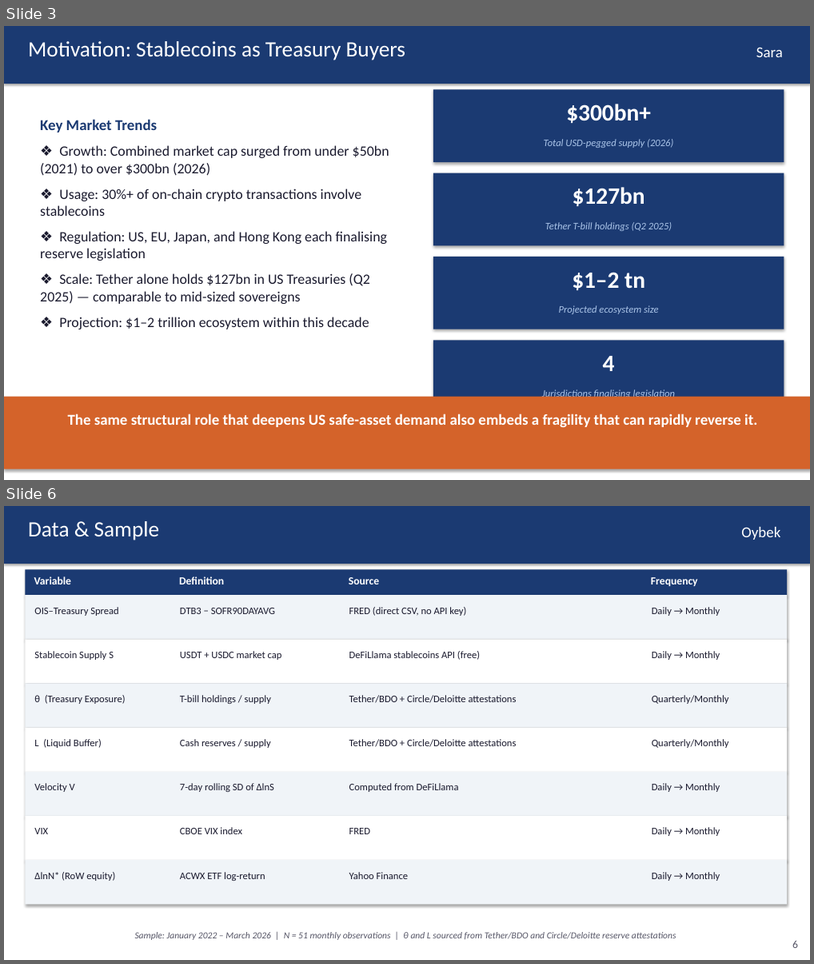
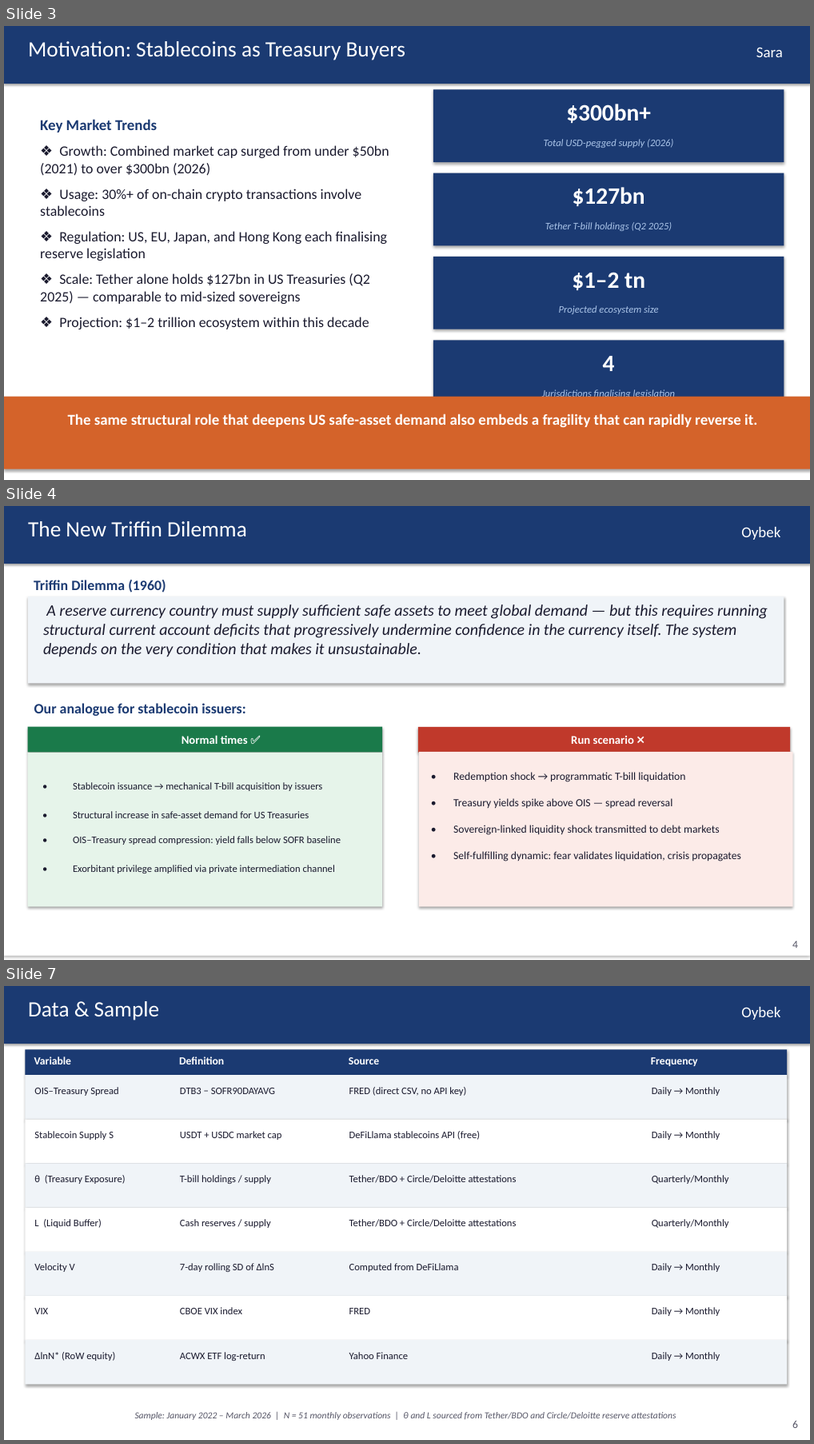
Before and after one commit to kimmireu0921/Stablecoins-and-the-Exorbitant-Privilege, a slide deck: FINAL_0512_Stablecoin_Exorbitant_Privilege.pptx. Shown one above the other, each under a label of ours: slides 3 and 6 before the commit, slides 3, 4 and 7 after it; the slides between them are not shown. The pictures are 814x964 and 814x1444 pixels, drawn with LibreOffice and Linux fonts; fonts in the diff are those of the drawing. Boxes give left, top, right and bottom in pixels: in the first picture for what was removed or moved away, otherwise in the second. Text is boxed around its words. In the diff, an @@ line names an element or a change of style, - is before the commit and + after.

Commit message:
update_Oybek

```diff
--- a/FINAL_0512_Stablecoin_Exorbitant_Privilege.pptx
+++ b/FINAL_0512_Stablecoin_Exorbitant_Privilege.pptx
@@ slide 4 added at [4, 506, 810, 960], background #FFFFFF @@
@@ rectangle added at [4, 506, 810, 956], fill #FFFFFF @@
@@ rectangle added at [4, 506, 810, 564], fill #1B3A72 @@
@@ text added at [28, 521, 247, 536], 26 pt, text #FFFFFF @@
+The New Triffin Dilemma
@@ text added at [742, 527, 781, 540], 18 pt, text #FFFFFF @@
+Oybek
@@ rectangle added at [28, 596, 784, 684], fill #F0F4F8 @@
@@ text added at [34, 580, 166, 592], 17 pt, text #1B3A72, bold @@
+Triffin Dilemma (1960)
@@ text added at [43, 604, 768, 657], 19 pt, text #1A1A2E, italic @@
+A reserve currency country must supply sufficient safe assets to meet global demand — but this requires running structural current account deficits that progressively undermine confidence in the currency itself. The system depends on the very condition that makes it unsustainable.
@@ text added at [34, 703, 246, 716], 17 pt, text #1B3A72, bold @@
+Our analogue for stablecoin issuers:
@@ rectangle added at [27, 727, 382, 752], fill #1A7A4A @@
@@ text added at [182, 735, 248, 744], 14 pt, text #FFFFFF, bold @@
+Normal times ✅
@@ rectangle added at [418, 727, 790, 752], fill #C0392B @@
@@ text added at [571, 736, 634, 744], 14 pt, text #FFFFFF, bold @@
+Run scenario ❌
@@ rectangle added at [27, 752, 382, 907], fill #E6F4EA @@
@@ rectangle added at [419, 752, 794, 907], fill #FCEBE8 @@
@@ text added at [73, 782, 341, 873], 12 pt, text #1A1A2E @@
+• Stablecoin issuance → mechanical T-bill acquisition by issuers
+• Structural increase in safe-asset demand for US Treasuries
+• OIS–Treasury spread compression: yield falls below SOFR baseline
+• Exorbitant privilege amplified via private intermediation channel
@@ text added at [454, 772, 742, 861], 13 pt, text #1A1A2E @@
+• Redemption shock → programmatic T-bill liquidation
+• Treasury yields spike above OIS — spread reversal
+• Sovereign-linked liquidity shock transmitted to debt markets
+• Self-fulfilling dynamic: fear validates liquidation, crisis propagates
@@ text added at [793, 940, 798, 948], 13 pt, text #555566 @@
+4
@@ what was slide 6 is now slide 7 @@
```
Also in this commit, not shown: 3 slides changed.
